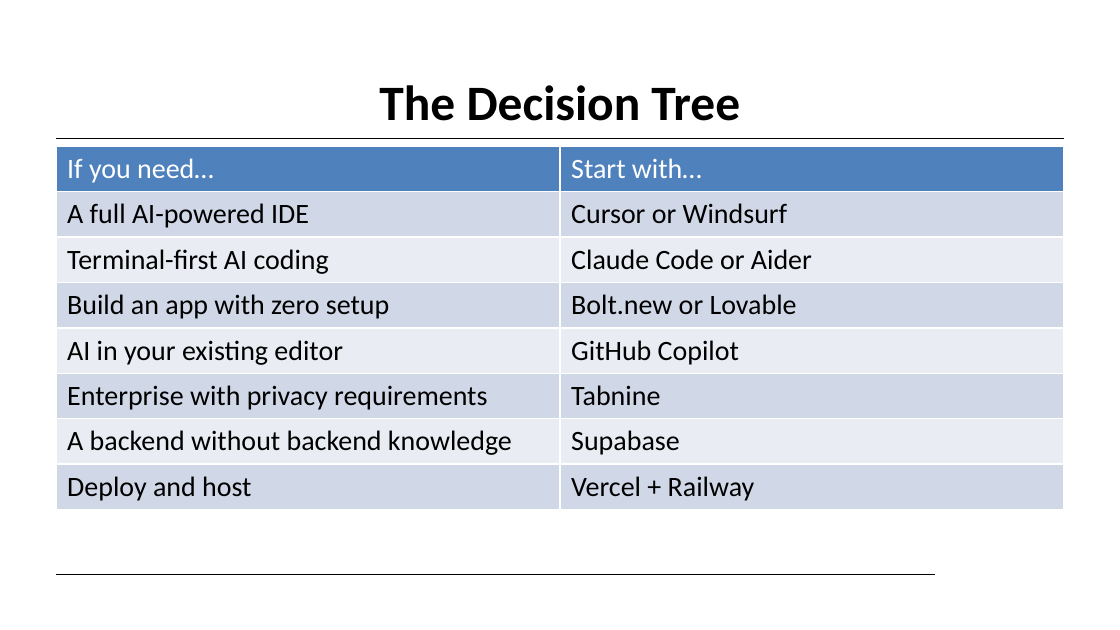
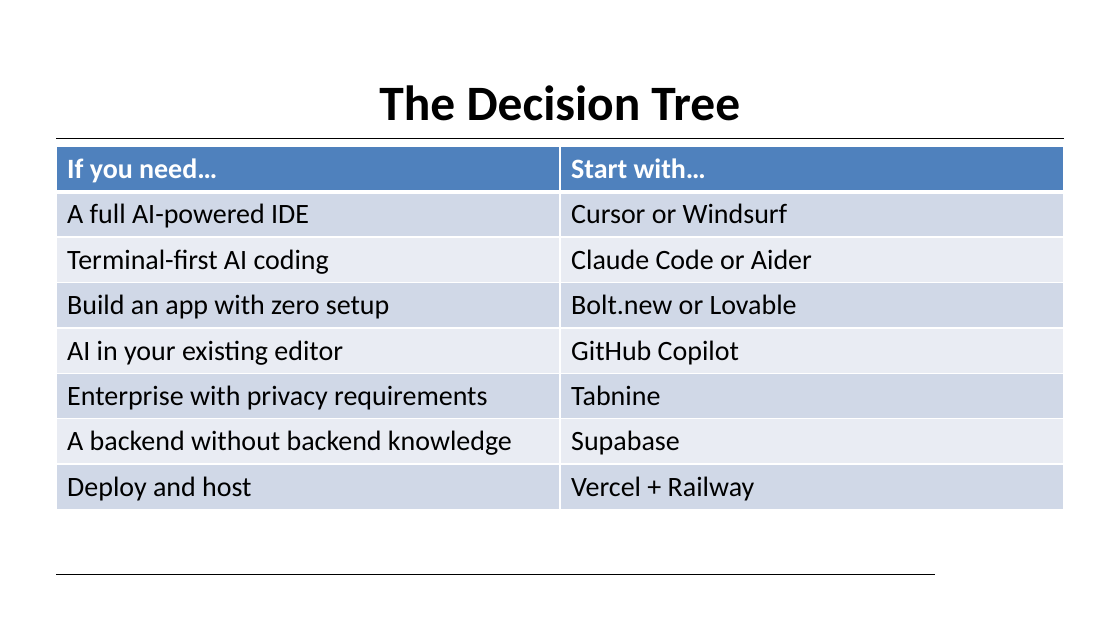
Before and after one commit to ralphke/Agentic-Coding, a slide deck: slide 19 of build/vibe-to-live-deck.pptx. Drawn at 1120x630 pixels with LibreOffice and Linux fonts; fonts in the diff are those of the drawing; background and template pictures are left out. Boxes give left, top, right and bottom in pixels: in the first picture for what was removed or moved away, otherwise in the second. Text is boxed around its words. In the diff, an @@ line names an element or a change of style, - is before the commit and + after.

```diff
--- a/build/vibe-to-live-deck.pptx
+++ b/build/vibe-to-live-deck.pptx
@@ table at [56,147,1064,505] @@
@@ bold on in "If you need…", "Start with…" @@
```
Also in this commit, not shown: 4 other slides changed, 1 slide added, 6 other files.
